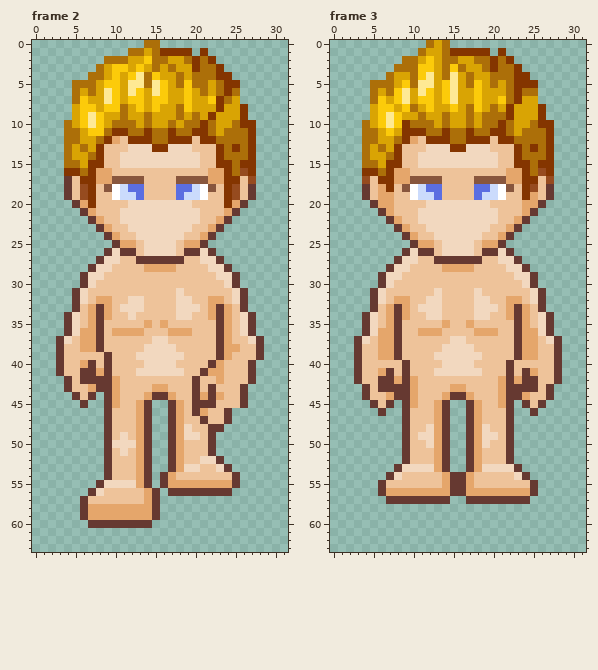
Pixel-art file: Mohanjo daro/Assets/Art/Player/IndraMovement/Basic Character Indra movement.aseprite. That is the earlier state.
32x64 pixels, 16 frames. Shown: frame 2, frame 3. The commit also changed other frames, which this record leaves out.
After:
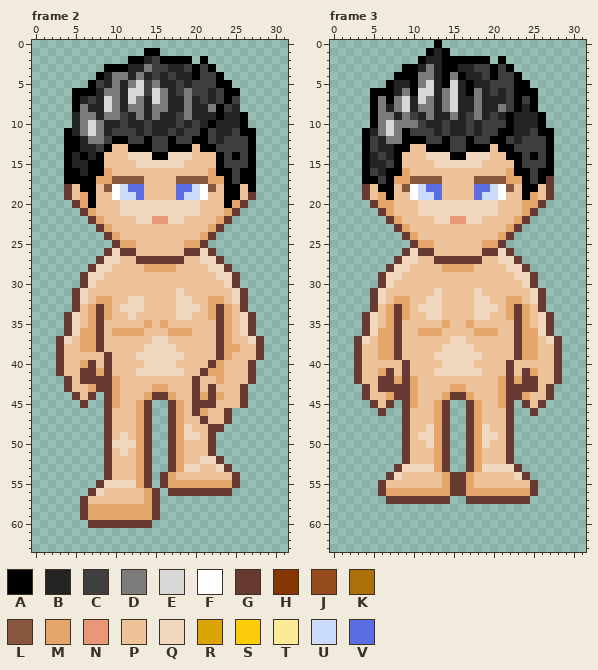
Palette (. is transparent): A #000000  B #232323  C #3e3e3e  D #7b7b7b  E #d7d7d7  F #ffffff  G #663931  H #843500  J #964b1f  K #ac6f09  L #88563d  M #e5a66b  N #ea9777  P #eec39a  Q #f2d8bf  R #d9a404  S #fccb0a  T #fee994  U #cbdbfc  V #5b6ee1
What changed:
Changed rows in their new state; - is an unchanged pixel.
Frame 2, layers "Hair 1", "Head":
first column x 4:
 0 ----------..------------
 1 --------..AA....-.------
 2 -----...AABCAAAA.A.-----
 3 ----.AAABBDCCBBCACA.----
 4 ---.ABDDBDBCBCBBACCA.---
 5 -..ACBDBDECDBBCBCCCAA.--
 6 -AAABDDBEECEDBCDCCBCAA--
 7 -ABCBEDBEDBEDBBDBCBCAC--
 8 -ADBBEDBDDBDDBBDBBDACB.-
 9 -BDDBDDCBDBDBBCDBBBABBA-
10 .BDEDBBCBBCBBBCBCBABBBA.
11 ABDEDBCCCBCBBCBCCACBBCAA
12 AABDDCAACCACCACCAACBCCCA
13 AABBCA--AAACCAAA-AACCCCA
14 ABABA--P---AA---P--ACACA
15 ABBAA--PP------PP--ACCCA
16 AABAA--------------AACAA
17 AAAA----------------ACAA
18 --AA----------------AA-A
19 --MA----------------AA--
20 ---A---Q--------Q---A---
22 -------PP--NN--PP-------
23 --------PPPPPPPP--------
24 ---------PPPPPP---------
25 ----------PPPP----------
26 ----------PPPP----------
Frame 3, layers "Hair 1", "Head":
first column x 4:
 0 --------.A.-------------
 1 -------.ABA.....-.------
 2 -----..ABBAAAAAA.A.-----
 3 ----.AABDBAABBCCACA.----
 4 ---.AAADDBADABBCACCA.---
 5 -..ABBADEBAEBABBCCCAA.--
 6 -AAABDAEEBDEBADBCBCAAA--
 7 -ADADEBEDBDEBBDBBBCACA--
 8 -ADBDEBDDBDEBBDBBDCABA.-
 9 -ADDBDCBDBBDBCDBCBABBBA-
10 .ADEDDDCBBCBBCBCCCABBBA.
11 ABDEDACCCBCBBCBCCAABBCAA
12 ACBDDAAACCACCACCAACBCCCA
13 ACBBAA--AAACCAAA-AACCCCA
14 ABCBA--P---AA---P-AACACA
15 ABBCA--PP------PP--ACCCA
16 ACBAA--------------AACAA
17 AACA----------------ACAG
18 --AA----------------AA--
19 ---A----------------A---
20 -------Q--------Q-------
22 -------PP--NN--PP-------
23 --------PPPPPPPP--------
24 ---------PPPPPP---------
25 ----------PPPP----------
26 ----------PPPP----------
Boxes around the changes in both pictures, in picture pixels (x1, y1, x2, y2):
changed: (64, 40, 256, 256)
changed: (362, 40, 554, 256)
